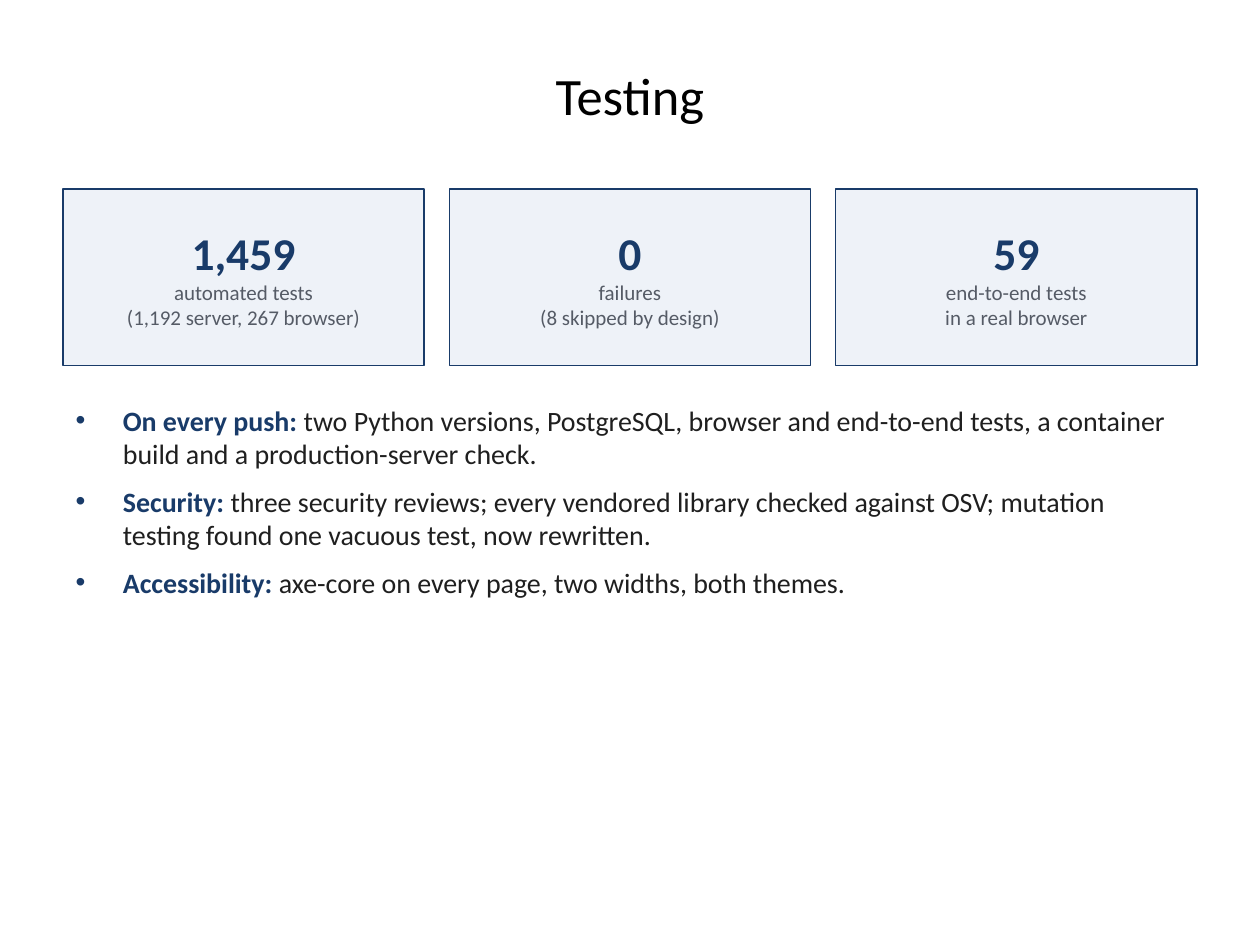
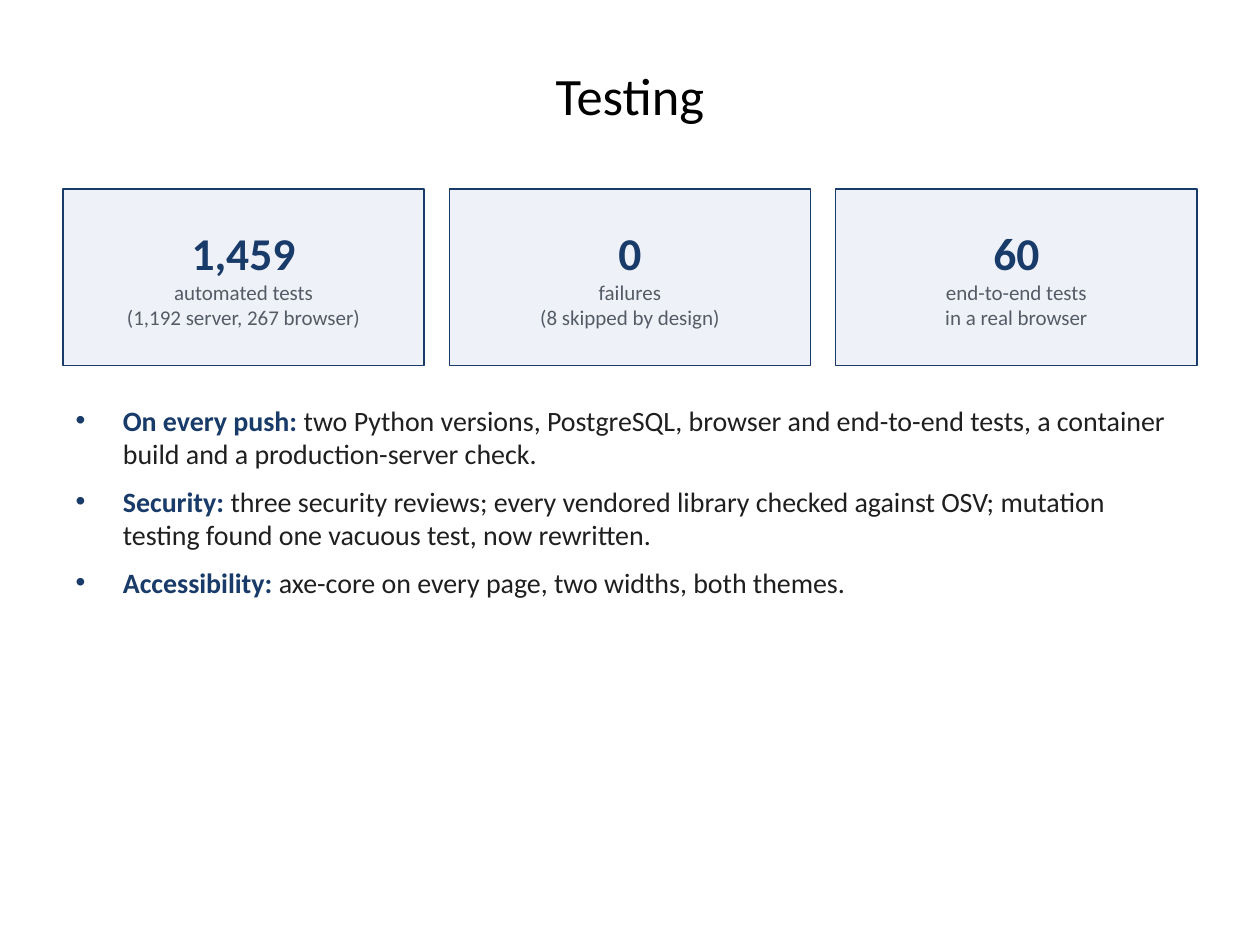
Before and after one commit to 1337PAIN/Reveal-X-chat, a slide deck: slide 26 of Reveal-X_FYP_Presentation.pptx. Drawn at 1260x945 pixels with LibreOffice and Linux fonts; fonts in the diff are those of the drawing; background and template pictures are left out. Boxes give left, top, right and bottom in pixels: in the first picture for what was removed or moved away, otherwise in the second. Text is boxed around its words. In the diff, an @@ line names an element or a change of style, - is before the commit and + after.

```diff
--- a/Reveal-X_FYP_Presentation.pptx
+++ b/Reveal-X_FYP_Presentation.pptx
@@ text in rectangle at (993,239,1039,271): text changed @@
-59
+60
```
Also in this commit, not shown: 9 other files.
